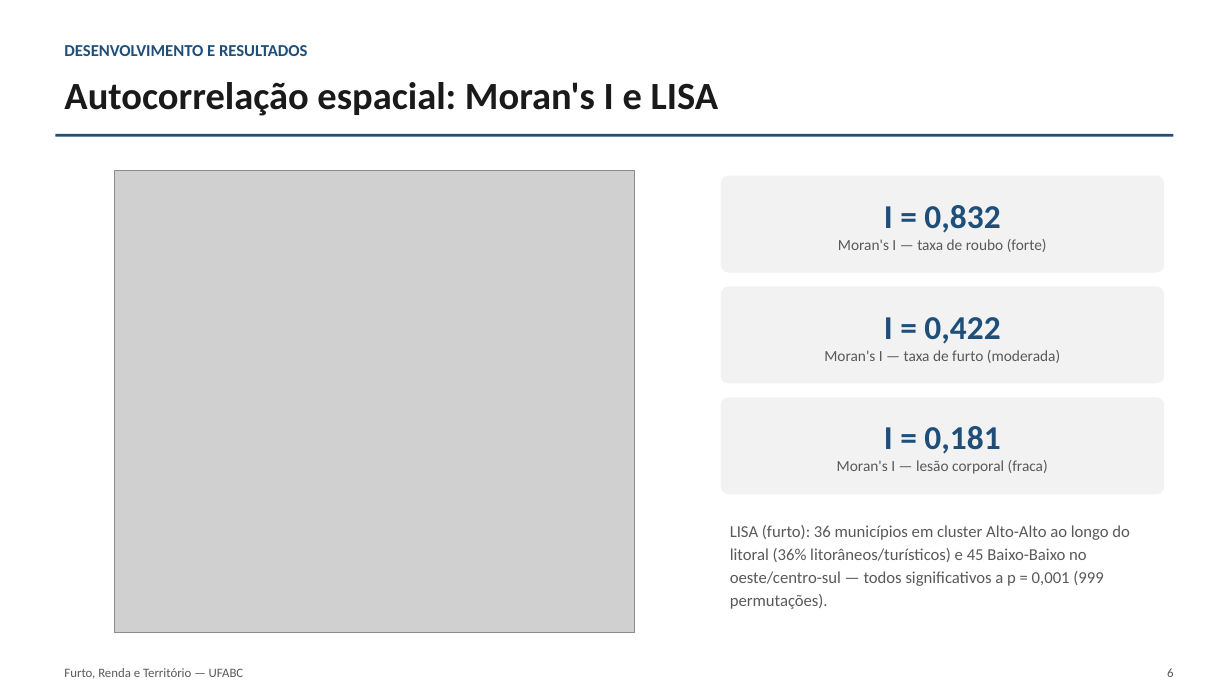
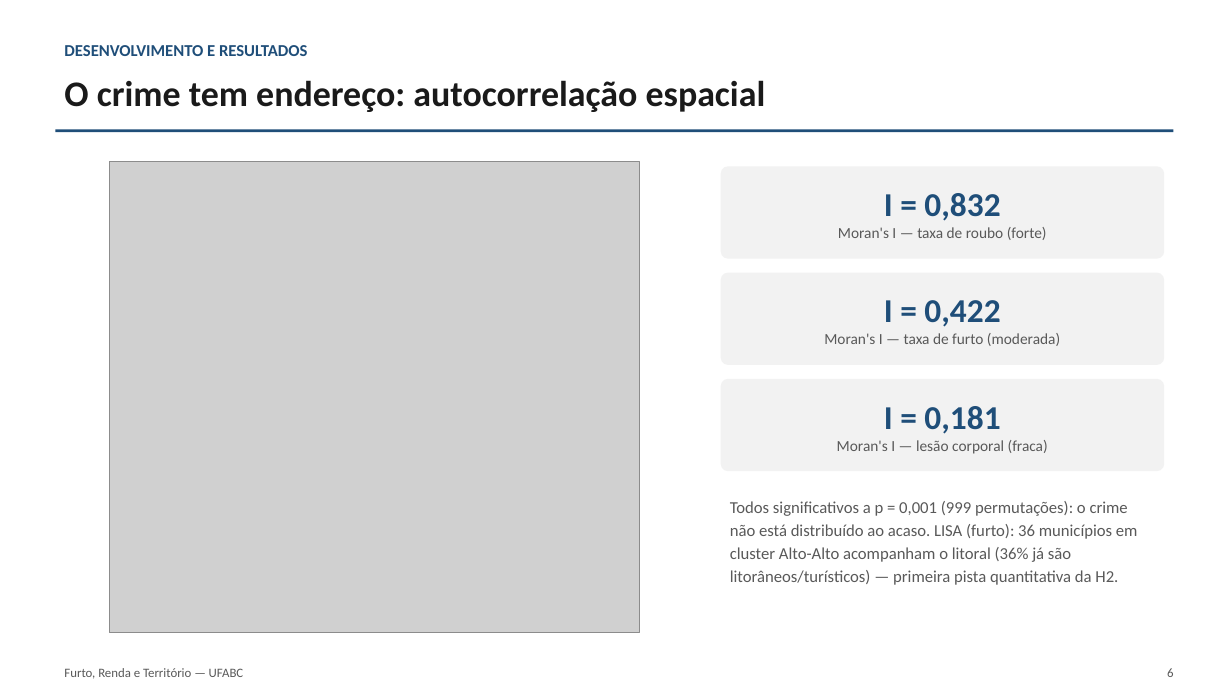
Before and after one commit to euusoujc/territory, a slide deck: slide 6 of slides/apresentacao_final.pptx. Drawn at 1232x693 pixels with LibreOffice and Linux fonts; fonts in the diff are those of the drawing; grey boxes stand for pictures. Boxes give left, top, right and bottom in pixels: in the first picture for what was removed or moved away, otherwise in the second. Text is boxed around its words. In the diff, an @@ line names an element or a change of style, - is before the commit and + after.

```diff
--- a/slides/apresentacao_final.pptx
+++ b/slides/apresentacao_final.pptx
@@ text at bbox=[64, 80, 766, 112]: text changed; size 30 to 28 pt @@
-Autocorrelação espacial: Moran's I e LISA
+O crime tem endereço: autocorrelação espacial
@@ rectangle: place and size @@
-rectangle at bbox=[55, 134, 1174, 137]
+rectangle at bbox=[55, 129, 1174, 132]
@@ picture: place and size @@
-picture at bbox=[115, 171, 634, 633]
+picture at bbox=[109, 162, 640, 633]
@@ rounded rectangle "I = 0,832": place and size @@
-rounded rectangle "I = 0,832" at bbox=[721, 176, 1165, 273]
+rounded rectangle "I = 0,832" at bbox=[721, 166, 1165, 259]
@@ rounded rectangle "I = 0,422": place and size @@
-rounded rectangle "I = 0,422" at bbox=[721, 287, 1165, 384]
+rounded rectangle "I = 0,422" at bbox=[721, 273, 1165, 365]
@@ rounded rectangle "I = 0,181": place and size @@
-rounded rectangle "I = 0,181" at bbox=[721, 397, 1165, 494]
+rounded rectangle "I = 0,181" at bbox=[721, 379, 1165, 471]
@@ text at bbox=[730, 501, 1138, 585]: text changed @@
-LISA (furto): 36 municípios em cluster Alto-Alto ao longo do litoral (36% litorâneos/turísticos) e 45 Baixo-Baixo no oeste/centro-sul — todos significativos a p = 0,001 (999 permutações).
+Todos significativos a p = 0,001 (999 permutações): o crime não está distribuído ao acaso. LISA (furto): 36 municípios em cluster Alto-Alto acompanham o litoral (36% já são litorâneos/turísticos) — primeira pista quantitativa da H2.
```
Also in this commit, not shown: 7 other slides changed, 5 slides added, 7 slides removed, 3 other files.
